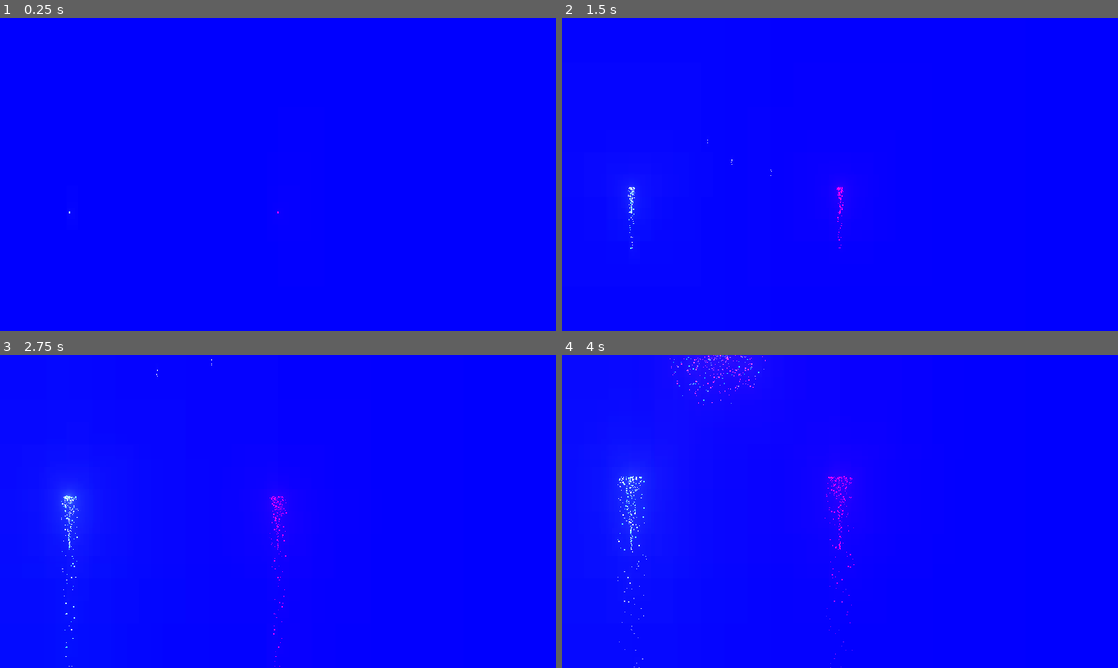
Above: before the commit, frames 1-4 (two rows, left to right).
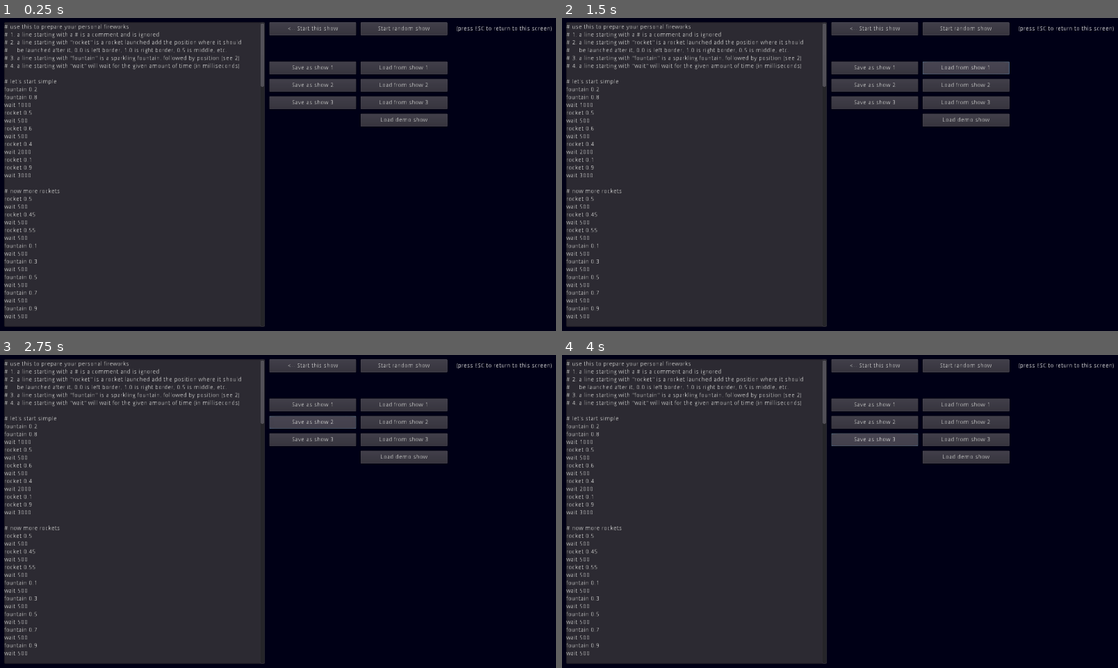
Above: after the commit, the same moments.

Repository: hinek/fireworks2020
Game: Godot game, scene res://SetupScreen.tscn
Same seed, same stepped clock (60 frames per second), same inputs: the game is played once before the commit and once after it. Before the commit the project starts from res://PlayFireworks.tscn.
Inputs (mouse positions are in pixels of both pictures, inside the frame that each line leads up to):
- Up to frame 1 (0.25 s): no input
- Up to frame 2 (1.5 s): click (873, 68) at 0.5 s, where only the run after the commit has a clickable "Save as show 1"; click (967, 68) at 1.25 s, where only the run after the commit has a clickable "Load from show 1"
- Up to frame 3 (2.75 s): click (311, 423) at 2 s, where only the run after the commit has a clickable "Save as show 2"
- Up to frame 4 (4 s): click (967, 423) at 2.75 s, where only the run after the commit has a clickable "Load from show 2"; click (873, 439) at 3.5 s, where only the run after the commit has a clickable "Save as show 3"

The runs differ from the first frame. In frame 1, 100% of the frame differs, in the area x 0-100%, y 0-100%; in frame 2, 100%; in frame 3, 100%; in frame 4, 100%.

Commit message:
Added setup screen for configuration, user can create own orchestration script now

Diff:
--- a/game/PlayFireworks.gd
+++ b/game/PlayFireworks.gd
@@ -1,33 +1,30 @@
 extends Node2D
 
 
-var random_mode = false
-var orchestration_string = """fountain 0.2
-fountain 0.8
-wait 1000
-rocket 0.4
-wait 100
-rocket 0.5
-wait 100
-rocket 0.6"""
-
+var random_mode = true
 var orchestration_array = []
 var orchestration_index = 0
 var split_instruction = RegEx.new()
 
 
 onready var timer = $Timer
-onready var screen_width = get_viewport().size.x
-onready var screen_height = get_viewport().size.y
+onready var screen_width = 1280 #get_viewport().size.x
+onready var screen_height = 720 #get_viewport().size.y
 
 
 func _ready():
+	random_mode = Settings.random_mode
 	if random_mode:
 		continue_random()
 	else:
 		split_instruction.compile("(\\w+)( ([^\\s]+))+")
-		orchestration_array = orchestration_string.split("\n")
+		orchestration_array = Settings.current_show.split("\n")
 		continue_orchestration()
+
+
+func _input(event):
+	if event.is_action_released("ui_cancel"):
+		get_tree().change_scene("res://SetupScreen.tscn")
 
 
 func _on_Timer_timeout():
@@ -64,6 +61,9 @@
 
 func execute_instruction(instruction):
 	var result = split_instruction.search(instruction)
+	if result == null || result.get_group_count() < 2 || instruction.begins_with("#"):
+		continue_orchestration()
+		return
 	var command = result.strings[1].to_lower()
 
 	if command == "fountain":
--- /dev/null
+++ b/game/Settings.gd
@@ -0,0 +1,42 @@
+extends Node
+
+const settings_file = "user://settings.save"
+const max_shows = 3
+
+var random_mode = false setget set_random_mode
+var current_show = "" setget set_current_show
+var saved_shows = ["", "", ""] setget set_saved_shows
+
+func _ready():
+	load_settings()
+
+func set_random_mode(value):
+	random_mode = value
+	save_settings()
+
+func set_current_show(value):
+	current_show = value
+	save_settings()
+
+func set_saved_shows(value):
+	saved_shows = value
+	save_settings()
+
+func save_settings():
+	var f = File.new()
+	f.open(settings_file, File.WRITE)
+	f.store_var(random_mode)
+	f.store_var(current_show)
+	for show in saved_shows:
+		f.store_var(show)
+	f.close()
+
+func load_settings():
+	var f = File.new()
+	if f.file_exists(settings_file):
+		f.open(settings_file, File.READ)
+		random_mode = f.get_var()
+		current_show = f.get_var()
+		for i in range(max_shows):
+			saved_shows[i] = f.get_var()
+		f.close()
--- /dev/null
+++ b/game/SetupScreen.gd
@@ -0,0 +1,219 @@
+extends Control
+
+
+func _ready():
+	if Settings.current_show == null || Settings.current_show == "":
+		_on_LoadDemo_pressed()
+	else:
+		$TextEdit.text = Settings.current_show
+
+
+func _on_StartOrchestrated_pressed():
+	Settings.current_show = $TextEdit.text
+	Settings.random_mode = false
+	get_tree().change_scene("res://PlayFireworks.tscn")
+
+
+func _on_StartRandom_pressed():
+	Settings.random_mode = true
+	get_tree().change_scene("res://PlayFireworks.tscn")
+
+
+func _on_SaveShow_pressed(show_number):
+	Settings.saved_shows[show_number - 1] = $TextEdit.text
+
+
+func _on_LoadShow_pressed(show_number):
+	$TextEdit.text = Settings.saved_shows[show_number - 1]
+
+
+func _on_LoadDemo_pressed():
+	$TextEdit.text = """# use this to prepare your personal fireworks
+# 1. a line starting with a # is a comment and is ignored
+# 2. a line starting with \"rocket\" is a rocket launched add the position where it should
+#     be launched after it, 0.0 is left border, 1.0 is right border, 0.5 is middle, etc.
+# 3. a line starting with \"fountain\" is a sparkling fountain, followed by position (see 2)
+# 4. a line starting with \"wait\" will wait for the given amount of time (in milliseconds)
+
+# let's start simple
+fountain 0.2
+fountain 0.8
+wait 1000
+rocket 0.5
+wait 500
+rocket 0.6
+wait 500
+rocket 0.4
+wait 2000
+rocket 0.1
+rocket 0.9
+wait 3000
+
+# now more rockets
+rocket 0.5
+wait 500
+rocket 0.45
+wait 500
+rocket 0.55
+wait 500
+fountain 0.1
+wait 500
+fountain 0.3
+wait 500
+fountain 0.5
+wait 500
+fountain 0.7
+wait 500
+fountain 0.9
+wait 500
+
+# rockets at the sides
+rocket 0.2
+rocket 0.8
+wait 100
+rocket 0.2
+rocket 0.8
+wait 100
+rocket 0.2
+rocket 0.8
+wait 3000
+
+# rockets closer to the middle
+rocket 0.4
+rocket 0.6
+wait 100
+rocket 0.4
+rocket 0.6
+wait 100
+rocket 0.4
+rocket 0.6
+wait 3000
+
+# rocket zig zag
+rocket 0.2
+wait 300
+rocket 0.4
+wait 300
+rocket 0.6
+wait 300
+rocket 0.8
+wait 300
+rocket 0.6
+wait 300
+rocket 0.4
+wait 300
+rocket 0.2
+wait 300
+rocket 0.4
+wait 300
+rocket 0.6
+wait 300
+rocket 0.8
+wait 3000
+
+# big bang
+rocket 0.5
+wait 100
+rocket 0.5
+wait 100
+rocket 0.5
+wait 5000
+
+# surprise double zig zag
+rocket 0.1
+rocket 0.9
+wait 500
+rocket 0.2
+rocket 0.8
+wait 500
+rocket 0.3
+rocket 0.7
+wait 500
+rocket 0.4
+rocket 0.6
+wait 500
+rocket 0.5
+rocket 0.5
+wait 500
+rocket 0.6
+rocket 0.4
+wait 500
+rocket 0.7
+rocket 0.3
+wait 500
+rocket 0.8
+rocket 0.2
+wait 500
+rocket 0.9
+rocket 0.1
+wait 3000
+
+# more fountains
+fountain 0.1
+fountain 0.9
+wait 800
+fountain 0.2
+fountain 0.8
+wait 800
+fountain 0.3
+fountain 0.7
+wait 800
+fountain 0.4
+fountain 0.6
+wait 800
+fountain 0.5
+fountain 0.5
+rocket 0.15
+rocket 0.85
+wait 800
+fountain 0.6
+fountain 0.4
+rocket 0.25
+rocket 0.75
+wait 800
+fountain 0.7
+fountain 0.3
+rocket 0.35
+rocket 0.65
+wait 800
+fountain 0.8
+fountain 0.2
+rocket 0.45
+rocket 0.55
+wait 800
+fountain 0.9
+fountain 0.1
+wait 3000
+
+# rockets inwards
+rocket 0.15
+rocket 0.85
+wait 1000
+rocket 0.25
+rocket 0.75
+wait 1000
+rocket 0.35
+rocket 0.65
+wait 1000
+rocket 0.45
+rocket 0.55
+wait 3000
+
+# 3 big bangs (left, right, center)
+rocket 0.25
+wait 100
+rocket 0.25
+wait 100
+rocket 0.25
+wait 2500
+rocket 0.75
+wait 100
+rocket 0.75
+wait 100
+rocket 0.75
+wait 2500
+rocket 0.5
+wait 100
+rocket 0.5
+wait 100
+rocket 0.5"""
--- /dev/null
+++ b/game/SetupScreen.tscn
@@ -0,0 +1,127 @@
+[gd_scene load_steps=2 format=2]
+
+[ext_resource path="res://SetupScreen.gd" type="Script" id=1]
+
+[node name="SetupScreen" type="Control"]
+anchor_right = 1.0
+anchor_bottom = 1.0
+script = ExtResource( 1 )
+__meta__ = {
+"_edit_use_anchors_": false
+}
+
+[node name="TextEdit" type="TextEdit" parent="."]
+margin_left = 10.0
+margin_top = 10.0
+margin_right = 610.0
+margin_bottom = 710.0
+__meta__ = {
+"_edit_use_anchors_": false
+}
+
+[node name="StartOrchestrated" type="Button" parent="."]
+margin_left = 620.0
+margin_top = 10.0
+margin_right = 820.0
+margin_bottom = 40.0
+text = "<-- Start this show"
+__meta__ = {
+"_edit_use_anchors_": false
+}
+
+[node name="StartRandom" type="Button" parent="."]
+margin_left = 830.0
+margin_top = 10.0
+margin_right = 1030.0
+margin_bottom = 40.0
+text = "Start random show"
+
+[node name="SaveShow1" type="Button" parent="."]
+margin_left = 620.0
+margin_top = 100.0
+margin_right = 820.0
+margin_bottom = 130.0
+text = "Save as show 1"
+__meta__ = {
+"_edit_use_anchors_": false
+}
+
+[node name="LoadShow1" type="Button" parent="."]
+margin_left = 830.0
+margin_top = 100.0
+margin_right = 1030.0
+margin_bottom = 130.0
+text = "Load from show 1"
+__meta__ = {
+"_edit_use_anchors_": false
+}
+
+[node name="SaveShow2" type="Button" parent="."]
+margin_left = 620.0
+margin_top = 140.0
+margin_right = 820.0
+margin_bottom = 170.0
+text = "Save as show 2"
+__meta__ = {
+"_edit_use_anchors_": false
+}
+
+[node name="LoadShow2" type="Button" parent="."]
+margin_left = 830.0
+margin_top = 140.0
+margin_right = 1030.0
+margin_bottom = 170.0
+text = "Load from show 2"
+__meta__ = {
+"_edit_use_anchors_": false
+}
+
+[node name="SaveShow3" type="Button" parent="."]
+margin_left = 620.0
+margin_top = 180.0
+margin_right = 820.0
+margin_bottom = 210.0
+text = "Save as show 3"
+__meta__ = {
+"_edit_use_anchors_": false
+}
+
+[node name="LoadShow3" type="Button" parent="."]
+margin_left = 830.0
+margin_top = 180.0
+margin_right = 1030.0
+margin_bottom = 210.0
+text = "Load from show 3"
+__meta__ = {
+"_edit_use_anchors_": false
+}
+
+[node name="LoadDemo" type="Button" parent="."]
+margin_left = 830.0
+margin_top = 220.0
+margin_right = 1030.0
+margin_bottom = 250.0
+text = "Load demo show"
+__meta__ = {
+"_edit_use_anchors_": false
+}
+
+[node name="EscToReturn" type="Label" parent="."]
+margin_left = 1050.0
+margin_top = 10.0
+margin_right = 1271.0
+margin_bottom = 40.0
+text = "(press ESC to return to this screen)"
+valign = 1
+__meta__ = {
+"_edit_use_anchors_": false
+}
+[connection signal="pressed" from="StartOrchestrated" to="." method="_on_StartOrchestrated_pressed"]
+[connection signal="pressed" from="StartRandom" to="." method="_on_StartRandom_pressed"]
+[connection signal="pressed" from="SaveShow1" to="." method="_on_SaveShow_pressed" binds= [ 1 ]]
+[connection signal="pressed" from="LoadShow1" to="." method="_on_LoadShow_pressed" binds= [ 1 ]]
+[connection signal="pressed" from="SaveShow2" to="." method="_on_SaveShow_pressed" binds= [ 2 ]]
+[connection signal="pressed" from="LoadShow2" to="." method="_on_LoadShow_pressed" binds= [ 2 ]]
+[connection signal="pressed" from="SaveShow3" to="." method="_on_SaveShow_pressed" binds= [ 3 ]]
+[connection signal="pressed" from="LoadShow3" to="." method="_on_LoadShow_pressed" binds= [ 3 ]]
+[connection signal="pressed" from="LoadDemo" to="." method="_on_LoadDemo_pressed"]
--- a/game/project.godot
+++ b/game/project.godot
@@ -16,13 +16,18 @@
 [application]
 
 config/name="Fireworks2020"
-run/main_scene="res://PlayFireworks.tscn"
+run/main_scene="res://SetupScreen.tscn"
 config/icon="res://icon.png"
+
+[autoload]
+
+Settings="*res://Settings.gd"
 
 [display]
 
 window/size/width=1280
 window/size/height=720
+window/size/fullscreen=true
 window/stretch/mode="2d"
 window/stretch/aspect="keep"
 
Not shown, added: promotional/ScreenShot1.jpg
Not shown, added: promotional/ScreenShot2.jpg
Not shown, added: promotional/ScreenShot3.jpg
Not shown, added: promotional/ScreenShot4.jpg
Not shown, added: promotional/ScreenShot5.jpg
Not shown, changed: releases/itch.io/index.pck
Not shown, changed: releases/itch.io/itch.io.zip
